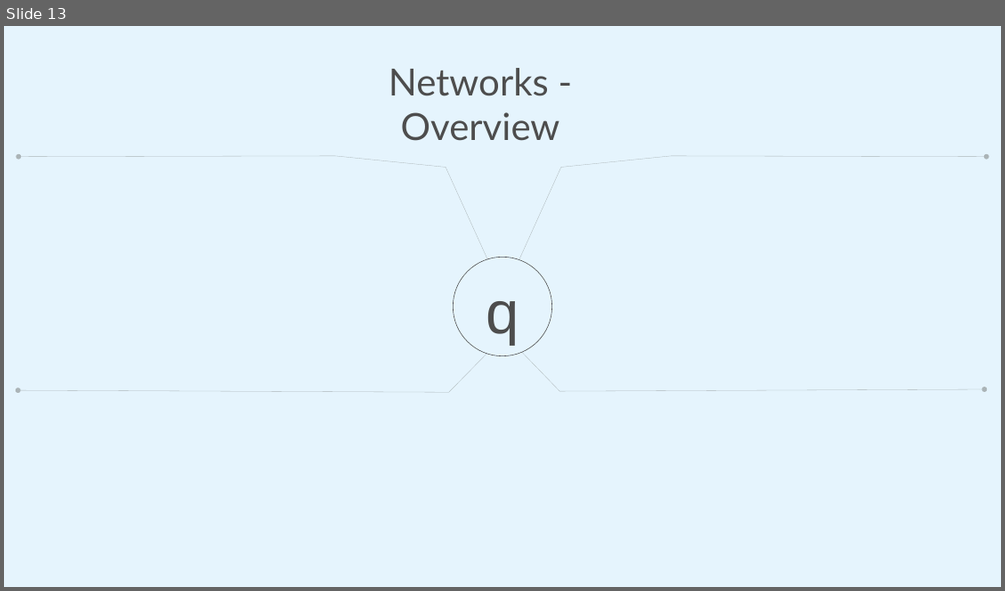
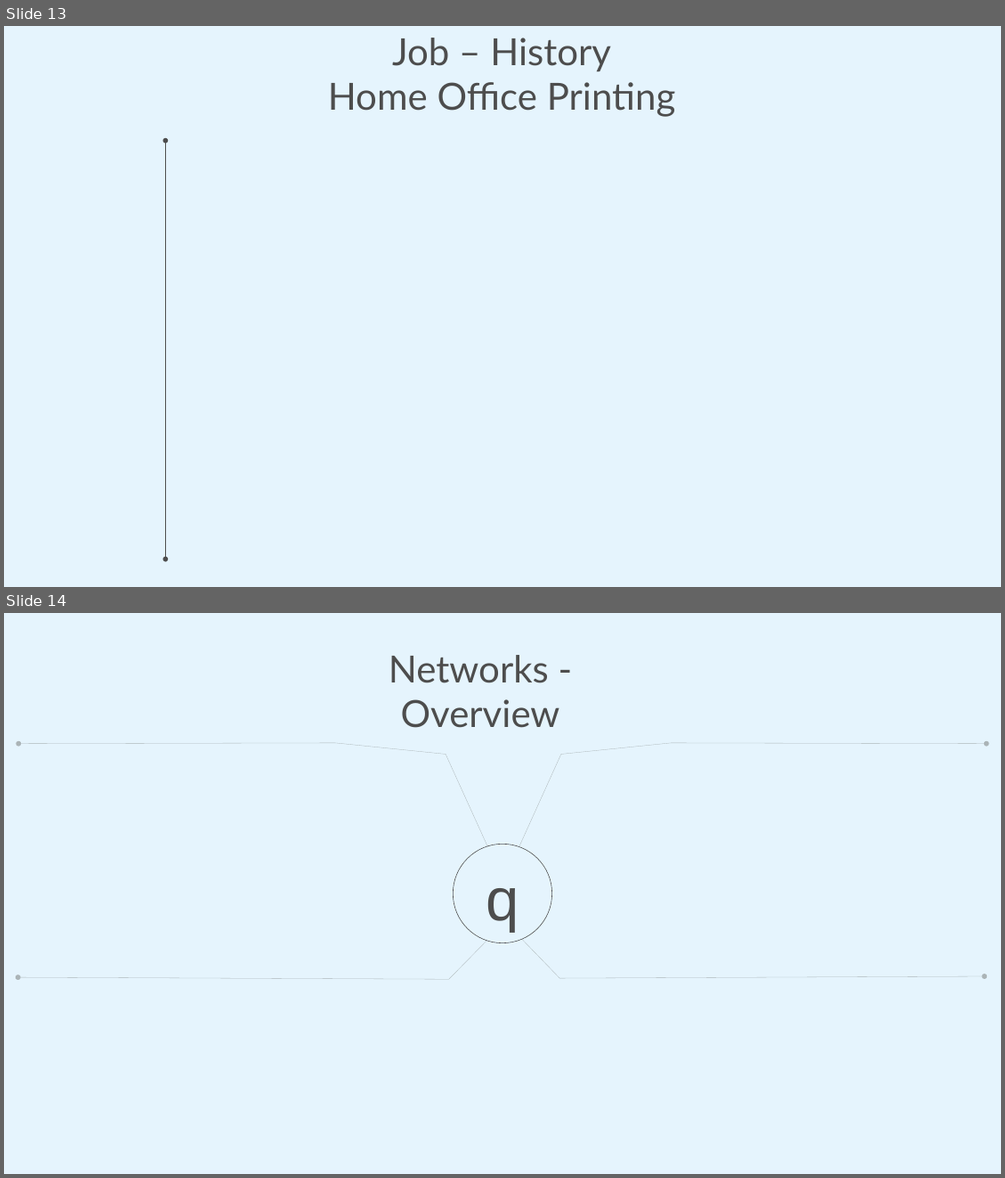
Before and after one commit to printix/Power-BI, a slide deck: PowerPoint/PrintixPowerBIDesign.pptx. Shown one above the other, each under a label of ours: slide 13 before the commit, slides 13 and 14 after it. The pictures are 1005x591 and 1005x1178 pixels, drawn with LibreOffice and Linux fonts; fonts in the diff are those of the drawing; background and template pictures are left out. Boxes give left, top, right and bottom in pixels: in the first picture for what was removed or moved away, otherwise in the second. Text is boxed around its words. In the diff, an @@ line names an element or a change of style, - is before the commit and + after.

Commit message:
Release 1.4.7
Release 1.4.7
&
Release 1.4.7 (SDN)
now both have two added reports to reflect home office printing.

```diff
--- a/PowerPoint/PrintixPowerBIDesign.pptx
+++ b/PowerPoint/PrintixPowerBIDesign.pptx
@@ slide 13 added at [4, 26, 1001, 587], background #E5F4FD @@
@@ text added at [328, 38, 676, 117], 72 pt, text #4D4D4D @@
+Job – History
+Home Office Printing
@@ double arrow added from (165, 141) to (165, 559), #4D4D4D 1 pt @@
@@ what was slide 13 is now slide 14 @@
```
Also in this commit, not shown: 1 other slide added, 7 other files.
